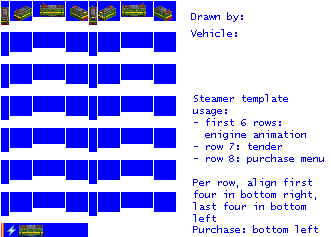
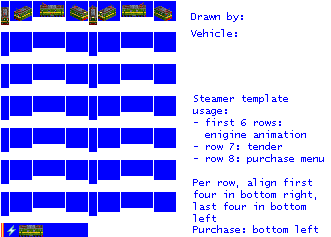
Two versions of the same layered image (331x237). Layer-by-layer changes:
painted on "empty.png" over [22, 15, 144, 237]
